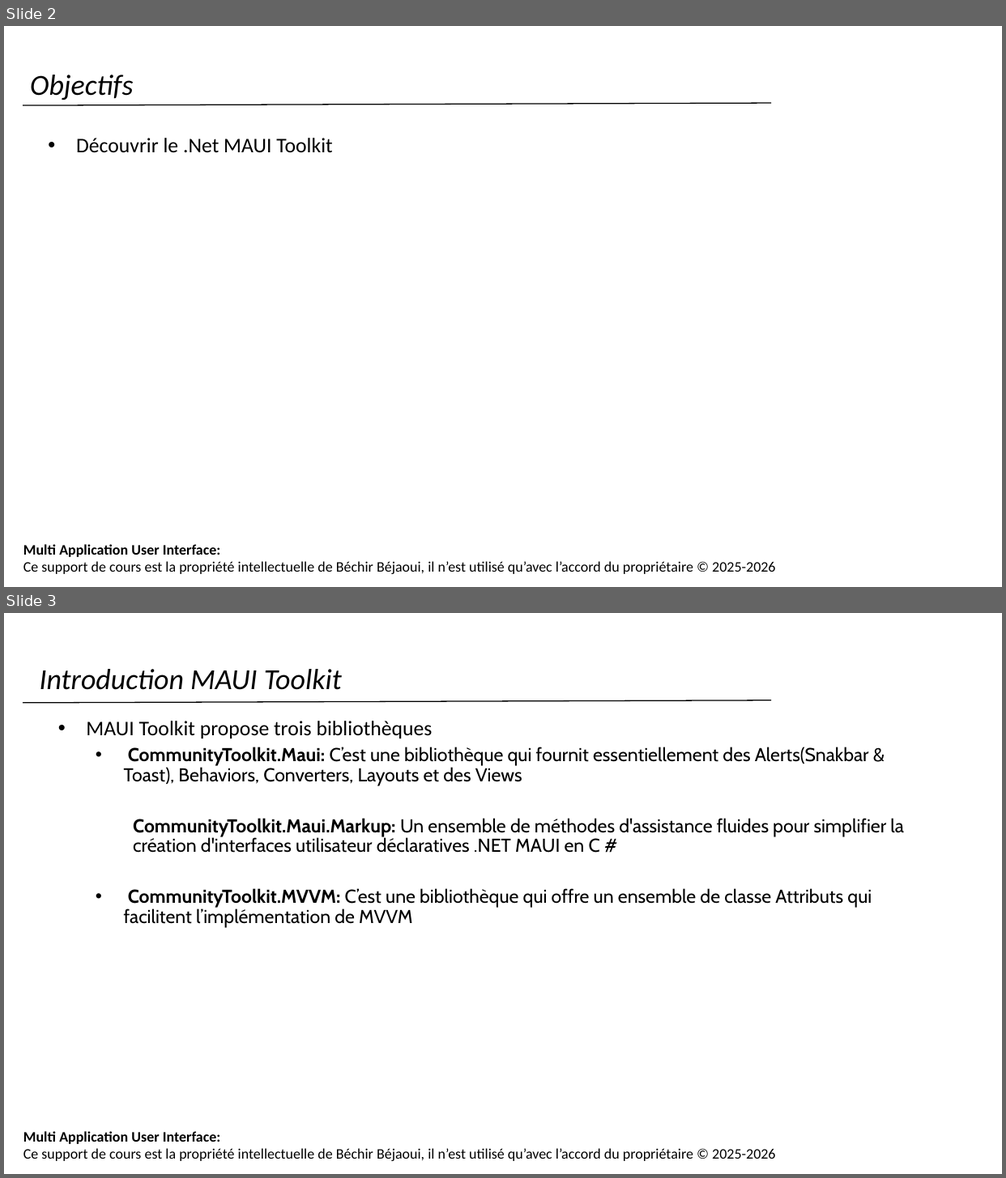
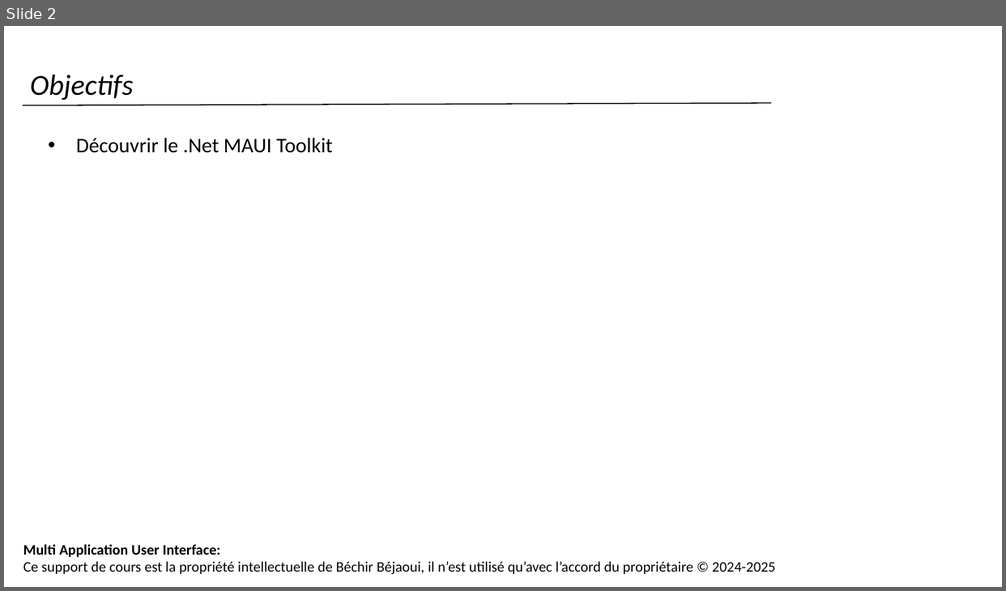
Before and after one commit to bejaouibechir/MAUI, a slide deck: 16.MAUI Toolkit.pptx. Shown one above the other, each under a label of ours: slides 2 and 3 before the commit, slide 2 after it. The pictures are 1006x1178 and 1006x591 pixels, drawn with LibreOffice and Linux fonts; fonts in the diff are those of the drawing; background and template pictures are left out. Boxes give left, top, right and bottom in pixels: in the first picture for what was removed or moved away, otherwise in the second. Text is boxed around its words. In the diff, an @@ line names an element or a change of style, - is before the commit and + after.

```diff
--- a/16.MAUI Toolkit.pptx
+++ b/16.MAUI Toolkit.pptx
@@ slide 3 removed at [4, 613, 1002, 1174], background #FFFFFF; not listed: 1 template element that a slide beside it also shows @@
@@ text removed at [40, 669, 342, 690] @@
-Introduction MAUI Toolkit
@@ line removed from (23, 703) to (771, 700) @@
@@ text removed at [86, 721, 904, 928] @@
-• MAUI Toolkit propose trois bibliothèques
-  • CommunityToolkit.Maui: C’est une bibliothèque qui fournit essentiellement des Alerts(Snakbar & Toast), Behaviors, Converters, Layouts et des Views
-    CommunityToolkit.Maui.Markup: Un ensemble de méthodes d'assistance fluides pour simplifier la création d'interfaces utilisateur déclaratives .NET MAUI en C #
-  • CommunityToolkit.MVVM: C’est une bibliothèque qui offre un ensemble de classe Attributs qui facilitent l’implémentation de MVVM
@@ slide 2 changed as well @@
@@ text at [23, 561, 775, 574]: text changed @@
-Ce support de cours est la propriété intellectuelle de Béchir Béjaoui, il n’est utilisé qu’avec l’accord du propriétaire © 2025-2026
+Ce support de cours est la propriété intellectuelle de Béchir Béjaoui, il n’est utilisé qu’avec l’accord du propriétaire © 2024-2025
```
Also in this commit, not shown: 5 other slides changed, 11 slides added, 5 other slides removed, 2 other files.
